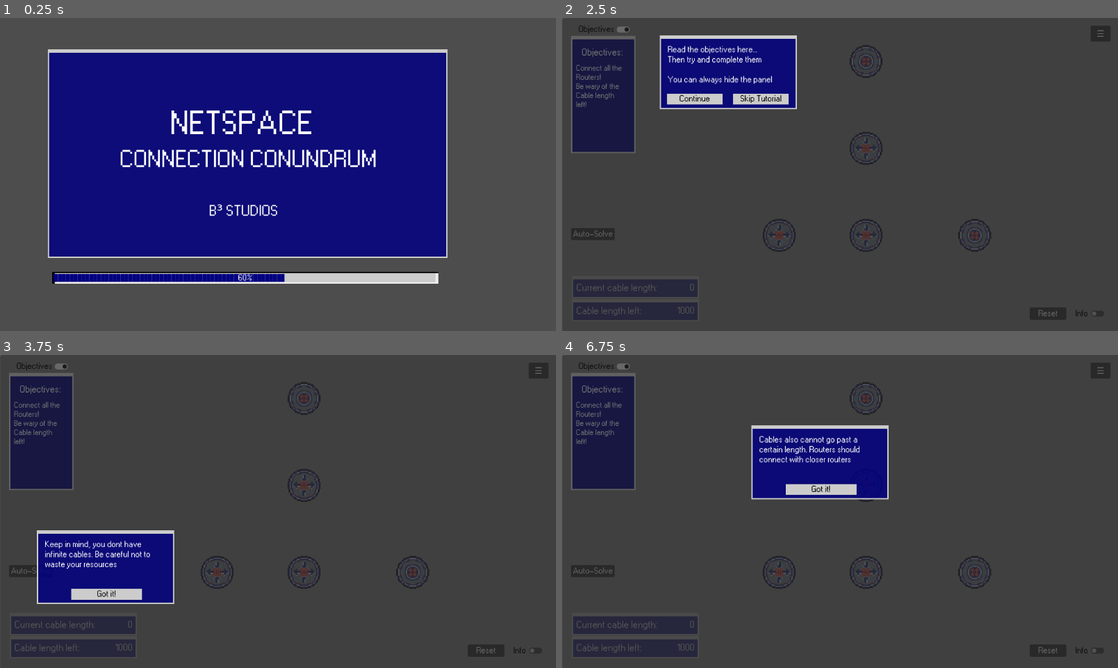
Above: before the commit, frames 1-4 (two rows, left to right).
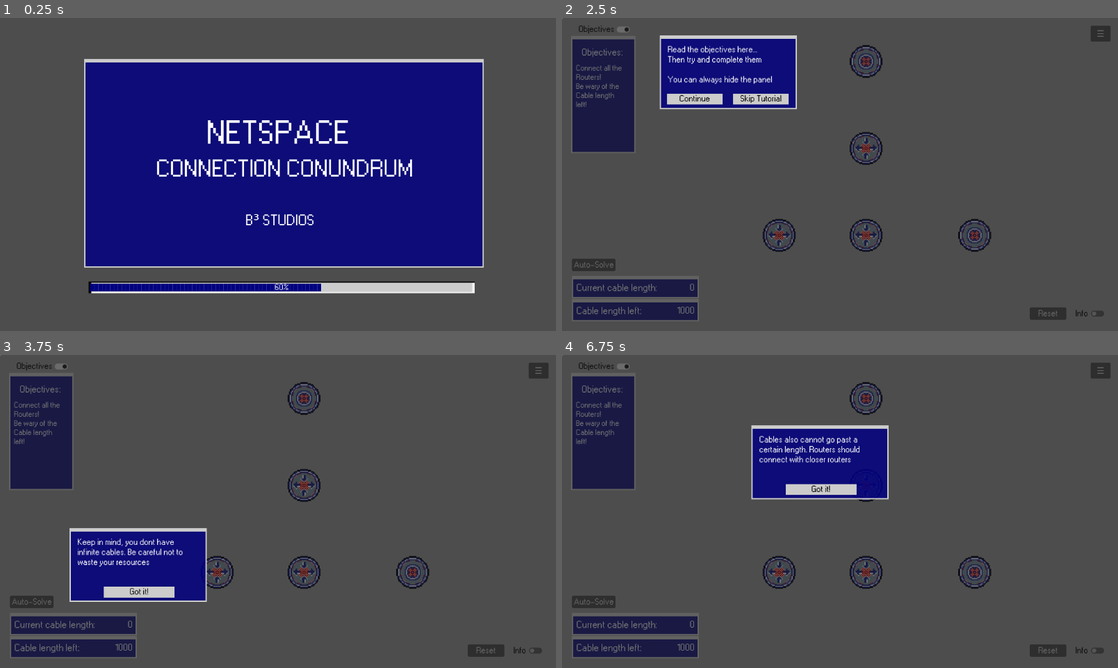
Above: after the commit, the same moments.

Repository: BcubeStudios/Netspace-Game
Game: Godot game, scene res://scenes/opening.tscn
Two runs of this game, one before a commit and one after it. Both use one fixed random seed, a clock stepped at 60 frames per second and the inputs below.
Inputs (mouse positions are in pixels of both pictures, inside the frame that each line leads up to):
- Up to frame 1 (0.25 s): no input
- Up to frame 2 (2.5 s): click "START GAME" at 0.5 s; move the mouse to (962, 158) at 1.27 s; click (962, 158) at 1.42 s; move the mouse to (728, 190) at 2.02 s; click (728, 190) at 2.17 s
- Up to frame 3 (3.75 s): click "Continue" at 2.75 s; click "☰" at 3.5 s
- Up to frame 4 (6.75 s): click "Info" at 4.25 s; click "Objectives" at 5 s; click "Auto-Solve" at 5.75 s; click "Got it!" at 6.5 s

The runs differ from the first frame. In frame 1, 22% of the frame differs, in the area x 8-87%, y 10-88%; in frame 2, 0.8%; in frame 3, 5.2%; in frame 4, 0.7%.

Commit message:
fixed scaling

Diff:
--- a/GodotWorkspace/scenes/credits_screen.tscn
+++ b/GodotWorkspace/scenes/credits_screen.tscn
@@ -54,10 +54,10 @@
 horizontal_alignment = 1
 
 [node name="ExitButton" type="Button" parent="."]
-offset_left = 1036.0
-offset_top = 595.0
-offset_right = 1126.0
-offset_bottom = 627.0
+offset_left = 1164.0
+offset_top = 667.0
+offset_right = 1254.0
+offset_bottom = 699.0
 theme = ExtResource("1_ssuwq")
 text = "Exit"
 
--- a/GodotWorkspace/scenes/demo_level.tscn
+++ b/GodotWorkspace/scenes/demo_level.tscn
@@ -89,6 +89,7 @@
 autoplay = true
 
 [node name="overlay" type="Panel" parent="."]
+visible = false
 offset_left = 1.0
 offset_right = 1282.0
 offset_bottom = 721.0
@@ -223,10 +224,10 @@
 
 [node name="solveButton" type="Button" parent="HUD"]
 layout_mode = 0
-offset_left = 21.0
-offset_top = 483.0
-offset_right = 121.0
-offset_bottom = 511.0
+offset_left = 23.0
+offset_top = 554.0
+offset_right = 123.0
+offset_bottom = 582.0
 theme = ExtResource("2_rkssa")
 text = "Auto-Solve"
 
--- a/GodotWorkspace/scenes/director.tscn
+++ b/GodotWorkspace/scenes/director.tscn
@@ -17,8 +17,8 @@
 
 [node name="Panel" type="Panel" parent="."]
 layout_mode = 0
-offset_right = 1153.0
-offset_bottom = 653.0
+offset_right = 1278.0
+offset_bottom = 719.0
 mouse_filter = 2
 theme_override_styles/panel = SubResource("StyleBoxFlat_0n6cs")
 
--- a/GodotWorkspace/scenes/explanation.tscn
+++ b/GodotWorkspace/scenes/explanation.tscn
@@ -74,10 +74,10 @@
 [node name="Panel2" type="Panel" parent="BGPanel"]
 visible = false
 layout_mode = 0
-offset_left = 85.0
-offset_top = 403.0
-offset_right = 401.0
-offset_bottom = 573.0
+offset_left = 160.0
+offset_top = 398.0
+offset_right = 476.0
+offset_bottom = 568.0
 theme = ExtResource("1_6k1dr")
 
 [node name="continueButton2" type="Button" parent="BGPanel/Panel2"]
@@ -146,10 +146,10 @@
 [node name="Panel4" type="Panel" parent="BGPanel"]
 visible = false
 layout_mode = 0
-offset_left = 830.0
-offset_top = 461.0
-offset_right = 1146.0
-offset_bottom = 631.0
+offset_left = 899.0
+offset_top = 475.0
+offset_right = 1215.0
+offset_bottom = 645.0
 theme = ExtResource("1_6k1dr")
 
 [node name="continueButton4" type="Button" parent="BGPanel/Panel4"]
--- a/GodotWorkspace/scenes/opening.tscn
+++ b/GodotWorkspace/scenes/opening.tscn
@@ -7,10 +7,10 @@
 script = ExtResource("1_31ilo")
 
 [node name="mainPanel" type="Panel" parent="."]
-offset_left = 110.0
-offset_top = 72.0
-offset_right = 1030.0
-offset_bottom = 552.0
+offset_left = 194.0
+offset_top = 94.0
+offset_right = 1114.0
+offset_bottom = 574.0
 theme = ExtResource("2_5c3b3")
 
 [node name="mainLabel" type="Label" parent="mainPanel"]
@@ -46,8 +46,8 @@
 horizontal_alignment = 1
 
 [node name="ProgressBar" type="ProgressBar" parent="."]
-offset_left = 120.0
-offset_top = 584.0
-offset_right = 1009.0
-offset_bottom = 611.0
+offset_left = 204.0
+offset_top = 606.0
+offset_right = 1093.0
+offset_bottom = 633.0
 theme = ExtResource("2_5c3b3")
--- a/GodotWorkspace/scenes/title_screen.tscn
+++ b/GodotWorkspace/scenes/title_screen.tscn
@@ -56,41 +56,62 @@
 anchors_preset = 15
 anchor_right = 1.0
 anchor_bottom = 1.0
-offset_left = 113.0
-offset_top = 94.0
-offset_right = -114.0
-offset_bottom = -241.0
+offset_left = 132.0
+offset_top = 115.0
+offset_right = -95.0
+offset_bottom = -220.0
 grow_horizontal = 2
 grow_vertical = 2
 theme = ExtResource("2_a67m6")
 
 [node name="mainLabel" type="Label" parent="mainPanel"]
-layout_mode = 0
-offset_left = 281.0
-offset_top = 45.0
-offset_right = 656.0
-offset_bottom = 142.0
+layout_mode = 1
+anchors_preset = 8
+anchor_left = 0.5
+anchor_top = 0.5
+anchor_right = 0.5
+anchor_bottom = 0.5
+offset_left = -166.5
+offset_top = -130.5
+offset_right = 171.5
+offset_bottom = -33.5
+grow_horizontal = 2
+grow_vertical = 2
 theme = ExtResource("2_a67m6")
 theme_override_font_sizes/font_size = 75
 text = "NETSPACE
 "
 
 [node name="subtitleLabel" type="Label" parent="mainPanel"]
-layout_mode = 0
-offset_left = 130.0
-offset_top = 130.0
-offset_right = 728.0
-offset_bottom = 188.0
+layout_mode = 1
+anchors_preset = 8
+anchor_left = 0.5
+anchor_top = 0.5
+anchor_right = 0.5
+anchor_bottom = 0.5
+offset_left = -299.0
+offset_top = -29.0
+offset_right = 299.0
+offset_bottom = 29.0
+grow_horizontal = 2
+grow_vertical = 2
 theme = ExtResource("2_a67m6")
 theme_override_font_sizes/font_size = 55
 text = "CONNECTION CONUNDRUM"
 
 [node name="studioLabel" type="Label" parent="mainPanel"]
-layout_mode = 0
-offset_left = 394.0
-offset_top = 210.0
-offset_right = 553.0
-offset_bottom = 257.0
+layout_mode = 1
+anchors_preset = 8
+anchor_left = 0.5
+anchor_top = 0.5
+anchor_right = 0.5
+anchor_bottom = 0.5
+offset_left = -79.5
+offset_top = 51.5
+offset_right = 79.5
+offset_bottom = 98.5
+grow_horizontal = 2
+grow_vertical = 2
 theme = ExtResource("2_a67m6")
 theme_override_font_sizes/font_size = 35
 text = "B³ STUDIOS"
@@ -125,10 +146,10 @@
 anchor_top = 0.5
 anchor_right = 0.5
 anchor_bottom = 0.5
-offset_left = -85.5
-offset_top = 129.0
-offset_right = 69.5
-offset_bottom = 201.0
+offset_left = -69.884
+offset_top = 163.0
+offset_right = 85.116
+offset_bottom = 235.0
 grow_horizontal = 2
 grow_vertical = 2
 theme = ExtResource("2_a67m6")
@@ -142,10 +163,10 @@
 anchor_top = 0.608
 anchor_right = 0.5
 anchor_bottom = 0.608
-offset_left = 489.0
-offset_top = -362.984
-offset_right = 552.0
-offset_bottom = -304.984
+offset_left = 556.0
+offset_top = -413.76
+offset_right = 619.0
+offset_bottom = -355.76
 grow_horizontal = 2
 grow_vertical = 0
 theme = ExtResource("2_a67m6")
@@ -155,32 +176,32 @@
 [node name="Decoration" type="Node2D" parent="."]
 
 [node name="star" type="Sprite2D" parent="Decoration"]
-position = Vector2(91, 415)
+position = Vector2(141, 488)
 scale = Vector2(0.0690236, 0.0723906)
 texture = ExtResource("2_3ub7k")
 
 [node name="star1" type="Sprite2D" parent="Decoration"]
-position = Vector2(1052, 162)
+position = Vector2(1102, 235)
 scale = Vector2(0.0690236, 0.0723906)
 texture = ExtResource("2_3ub7k")
 
 [node name="star2" type="Sprite2D" parent="Decoration"]
-position = Vector2(938, 522.5)
+position = Vector2(988, 595.5)
 scale = Vector2(0.0538721, 0.0597643)
 texture = ExtResource("2_3ub7k")
 
 [node name="star3" type="Sprite2D" parent="Decoration"]
-position = Vector2(356.5, 135)
+position = Vector2(406.5, 208)
 scale = Vector2(0.0361953, 0.03367)
 texture = ExtResource("2_3ub7k")
 
 [node name="star4" type="Sprite2D" parent="Decoration"]
-position = Vector2(443, 542.5)
+position = Vector2(493, 615.5)
 scale = Vector2(0.0589226, 0.0462963)
 texture = ExtResource("2_3ub7k")
 
 [node name="star5" type="Sprite2D" parent="Decoration"]
-position = Vector2(140, 366)
+position = Vector2(190, 439)
 scale = Vector2(0.0404041, 0.0429293)
 texture = ExtResource("2_3ub7k")
 
